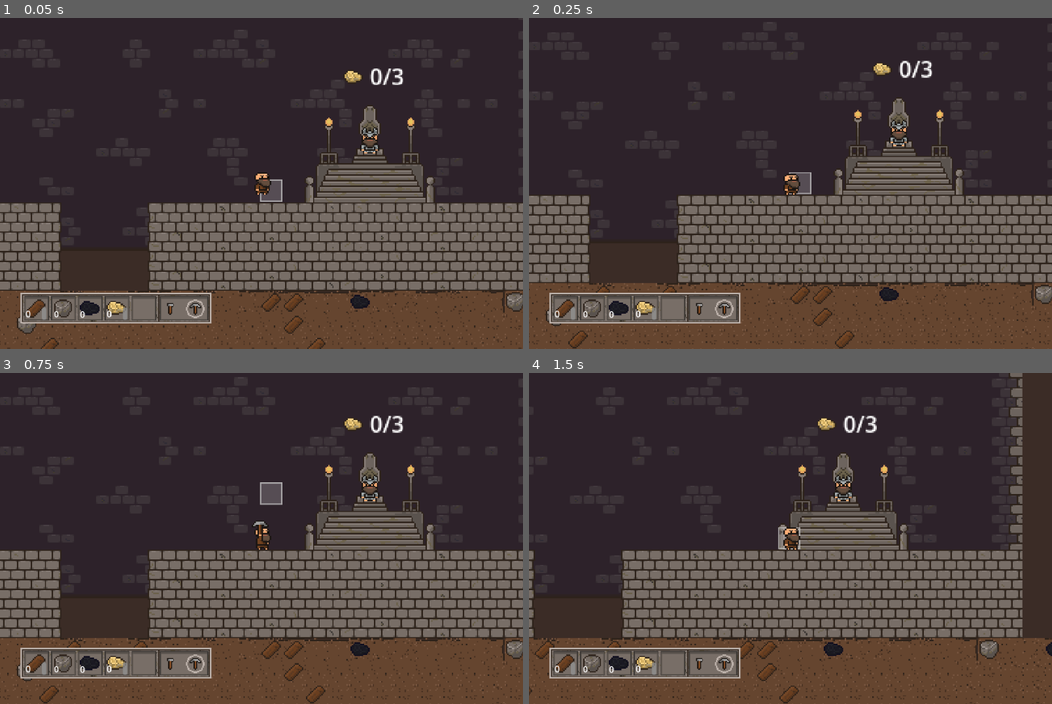
Above: before the commit, frames 1-4 (two rows, left to right).
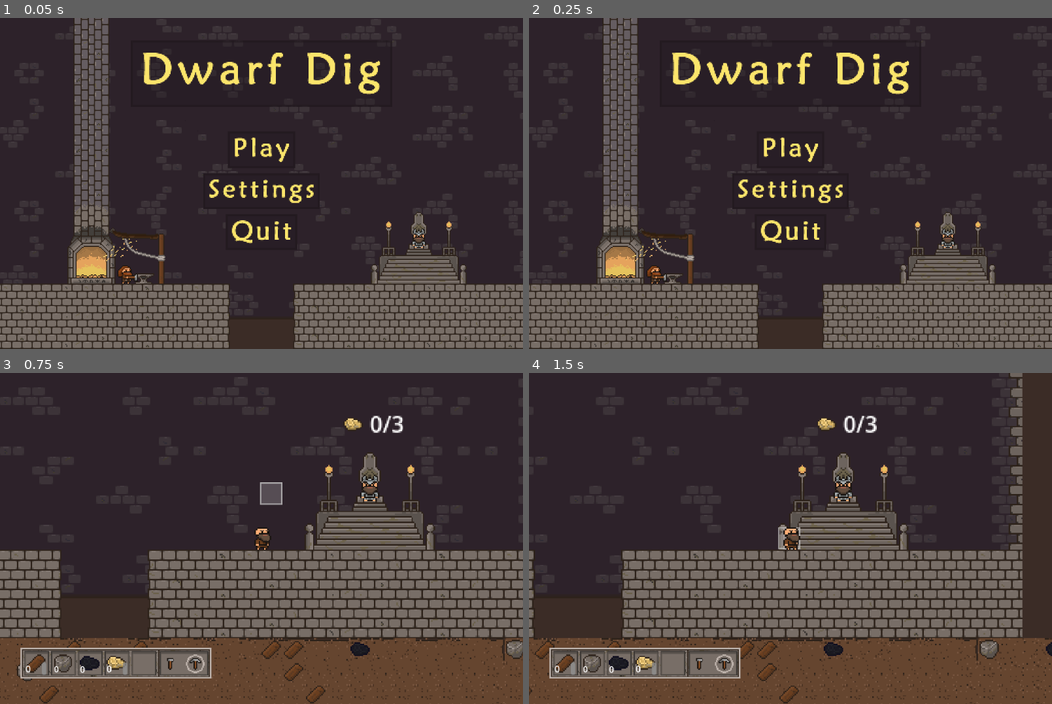
Above: after the commit, the same moments.

Repository: JoshSanch/DwarfDig
Game: Godot game, scene res://Scenes/main_menu.tscn
The game is run twice, just before and just after one commit, with the same random seed, the same clock (stepped at 60 frames per second) and the same inputs. Before the commit the project starts from res://Scenes/gameroot.tscn.
Inputs (mouse positions are in pixels of both pictures, inside the frame that each line leads up to):
- Up to frame 1 (0.05 s): no input
- Up to frame 2 (0.25 s): no input
- Up to frame 3 (0.75 s): click (261, 505) at 0.52 s
- Up to frame 4 (1.5 s): tap Enter at 1.25 s; move the mouse to (790, 538) at 1.27 s; hold Right (ui_right) from 1.28 s (still down); tap R (action_context_swap_to_pickaxe) at 1.35 s

The runs differ from the first frame. In frame 1, 43% of the frame differs, in the area x 0-100%, y 0-100%; in frame 2, 45%; in frame 3, less than 0.1%; in frame 4, nothing differs.

Commit message:
Project: Set Main Menu as start scene

Diff:
--- a/project.godot
+++ b/project.godot
@@ -11,7 +11,7 @@
 [application]
 
 config/name="Dwarf Dig"
-run/main_scene="res://Scenes/gameroot.tscn"
+run/main_scene="res://Scenes/main_menu.tscn"
 config/features=PackedStringArray("4.3", "GL Compatibility")
 config/icon="res://icon.svg"
 
